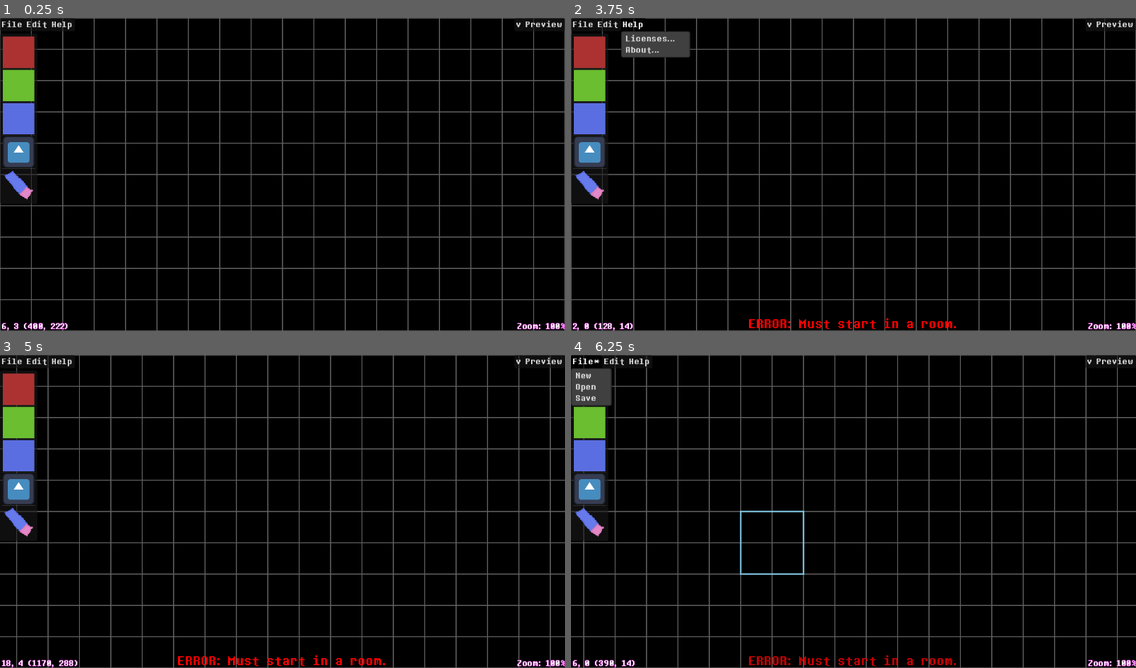
Above: before the commit, frames 1-4 (two rows, left to right).
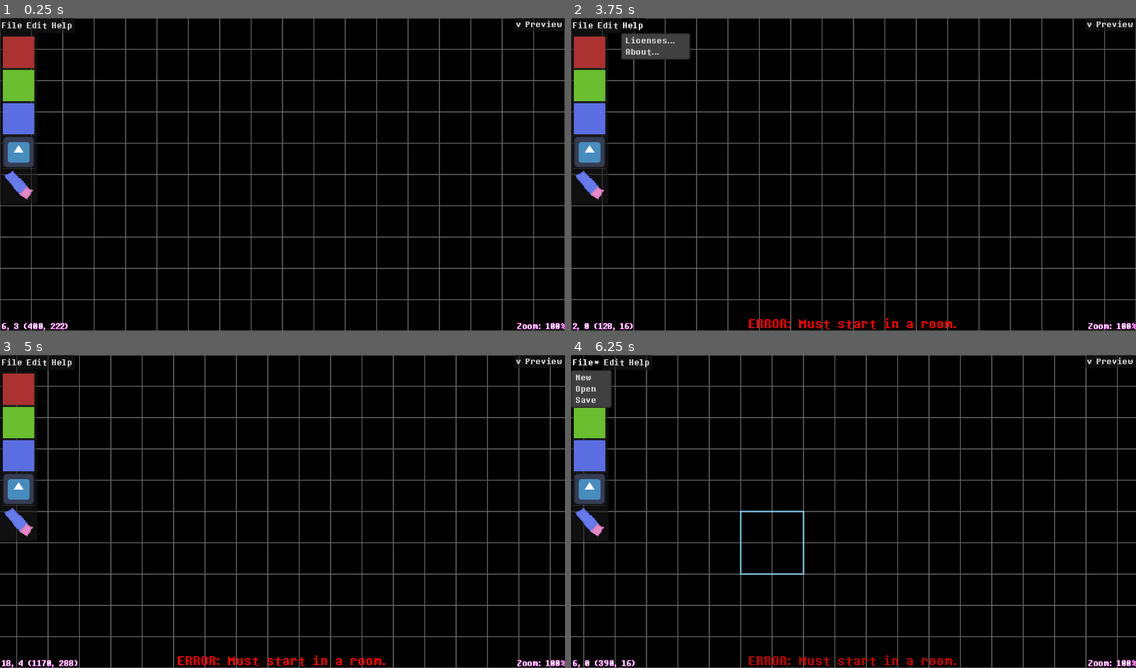
Above: after the commit, the same moments.

Repository: LunarTides/nutdealer
Game: Godot game, scene res://scenes/ui/creator/dark_world_ui.tscn
Two runs of this game, one before a commit and one after it. Both use one fixed random seed, a clock stepped at 60 frames per second and the inputs below. This scene is started directly instead of the project's main scene. The engine's default icon, where the game draws it, is replaced by a stand-in: a white triangle on a blue panel in a dark square.
Inputs (mouse positions are in pixels of both pictures, inside the frame that each line leads up to):
- Up to frame 1 (0.25 s): no input
- Up to frame 2 (3.75 s): click "File" at 0.5 s; click "Edit" at 1.25 s; click "v" at 2 s; click "Preview" at 2.75 s; click "Help" at 3.5 s
- Up to frame 3 (5 s): tap Enter at 4.25 s; move the mouse to (406, 495) at 4.27 s; hold D (editor_pan_right) from 4.28 s (still down); tap Z (interact) at 4.35 s; click (406, 495) at 4.42 s
- Up to frame 4 (6.25 s): release D (editor_pan_right) at 5 s; drag from (740, 527) to (825, 574) at 5.02 s; click "File*" at 5.75 s

The runs differ from the first frame. In frame 1, 0.1% of the frame differs, in the area x 0-13%, y 0-5%; in frame 2, 0.4%, in the area x 0-22%, y 0-100%; in frame 3, 0.1%; in frame 4, 0.4%.

Commit message:
Add preview actions (speed, noclip, etc...)

Diff:
--- a/scenes/character/player.gd
+++ b/scenes/character/player.gd
@@ -5,9 +5,18 @@
 
 @export_category("Nodes")
 @export var animated_sprite_2d: AnimatedSprite2D
+@export var collision_shape_2d: CollisionShape2D
 @export var camera: Camera2D
 
 var direction: Vector2 = Vector2.ZERO
+var noclip: bool = false:
+	set(value):
+		noclip = value
+		collision_shape_2d.disabled = noclip
+var default_speed: float
+
+func _ready() -> void:
+	default_speed = speed
 
 func _process(delta: float) -> void:
 	# Handle interacting with tiles.
--- a/scenes/character/player.tscn
+++ b/scenes/character/player.tscn
@@ -92,12 +92,14 @@
 [sub_resource type="RectangleShape2D" id="RectangleShape2D_hakx0"]
 size = Vector2(10, 29)
 
-[node name="Player" type="CharacterBody2D" unique_id=741606682 node_paths=PackedStringArray("animated_sprite_2d", "camera")]
+[node name="Player" type="CharacterBody2D" unique_id=741606682 node_paths=PackedStringArray("animated_sprite_2d", "collision_shape_2d", "camera")]
 z_index = 1
 scale = Vector2(2, 2)
+motion_mode = 1
 script = ExtResource("1_jb4us")
 speed = 150.0
 animated_sprite_2d = NodePath("AnimatedSprite2D")
+collision_shape_2d = NodePath("CollisionShape2D")
 camera = NodePath("Camera2D")
 
 [node name="AnimatedSprite2D" type="AnimatedSprite2D" parent="." unique_id=609764124]
--- a/scenes/ui/creator/dark_world_ui.tscn
+++ b/scenes/ui/creator/dark_world_ui.tscn
@@ -12,6 +12,8 @@
 [ext_resource type="Script" uid="uid://d14l50tq07wm3" path="res://scenes/ui/creator/actions.gd" id="10_evxai"]
 [ext_resource type="Texture2D" uid="uid://di1rwtjlgbxpq" path="res://assets/sprites/creator/eraser.png" id="10_wyeqc"]
 [ext_resource type="PackedScene" uid="uid://u158p04d7v48" path="res://scenes/ui/creator/feedback_label.tscn" id="11_skldr"]
+[ext_resource type="Script" uid="uid://c2lckxlcda8kx" path="res://scenes/ui/creator/preview_actions.gd" id="12_2sl0l"]
+[ext_resource type="Texture2D" uid="uid://b7kh04emmiqw2" path="res://assets/sprites/characters/kris/movement/walk/down/kris_down_0.png" id="12_xy4lk"]
 
 [sub_resource type="LabelSettings" id="LabelSettings_847bk"]
 outline_size = 2
@@ -56,8 +58,8 @@
 anchor_bottom = 0.5
 
 [node name="Actions" type="HBoxContainer" parent="CanvasLayer" unique_id=1316105465 node_paths=PackedStringArray("file_menu_button", "edit_menu_button", "help_menu_button", "preview_options_menu_button", "preview_button")]
-offset_right = 131.0
-offset_bottom = 27.0
+offset_right = 117.0
+offset_bottom = 31.0
 size_flags_horizontal = 3
 theme_override_constants/separation = 0
 script = ExtResource("10_evxai")
@@ -146,6 +148,38 @@
 item_4/icon = ExtResource("10_wyeqc")
 script = ExtResource("9_o23ng")
 
+[node name="CanvasLayer3" type="CanvasLayer" parent="CanvasLayer" unique_id=561988951]
+
+[node name="PreviewActions" type="VBoxContainer" parent="CanvasLayer/CanvasLayer3" unique_id=145496121 node_paths=PackedStringArray("speed_button", "noclip_button")]
+anchors_preset = 1
+anchor_left = 1.0
+anchor_right = 1.0
+offset_left = -40.0
+offset_top = 32.0
+offset_bottom = 72.0
+grow_horizontal = 0
+script = ExtResource("12_2sl0l")
+speed_button = NodePath("SpeedButton")
+noclip_button = NodePath("NoclipButton")
+
+[node name="SpeedButton" type="TextureButton" parent="CanvasLayer/CanvasLayer3/PreviewActions" unique_id=76935415]
+self_modulate = Color(0, 0, 1, 1)
+custom_minimum_size = Vector2(32, 64)
+layout_mode = 2
+size_flags_horizontal = 8
+tooltip_text = "Speed Multiplier: 1x"
+texture_normal = ExtResource("12_xy4lk")
+stretch_mode = 0
+
+[node name="NoclipButton" type="TextureButton" parent="CanvasLayer/CanvasLayer3/PreviewActions" unique_id=2129661590]
+self_modulate = Color(0.39688927, 0.39688927, 0.39688924, 1)
+custom_minimum_size = Vector2(32, 64)
+layout_mode = 2
+size_flags_horizontal = 8
+tooltip_text = "Noclip"
+texture_normal = ExtResource("12_xy4lk")
+stretch_mode = 0
+
 [node name="Bottom" type="HBoxContainer" parent="CanvasLayer" unique_id=670832984]
 anchors_preset = 12
 anchor_top = 1.0
@@ -204,3 +238,5 @@
 [connection signal="pressed" from="CanvasLayer/Actions/CanvasLayer/HBoxContainer/PreviewButton" to="CanvasLayer/Actions" method="_on_preview_button_pressed"]
 [connection signal="empty_clicked" from="CanvasLayer/CanvasLayer2/TileChooser" to="CanvasLayer/CanvasLayer2/TileChooser" method="_on_empty_clicked"]
 [connection signal="item_clicked" from="CanvasLayer/CanvasLayer2/TileChooser" to="CanvasLayer/CanvasLayer2/TileChooser" method="_on_item_clicked"]
+[connection signal="pressed" from="CanvasLayer/CanvasLayer3/PreviewActions/SpeedButton" to="CanvasLayer/CanvasLayer3/PreviewActions" method="_on_speed_button_pressed"]
+[connection signal="pressed" from="CanvasLayer/CanvasLayer3/PreviewActions/NoclipButton" to="CanvasLayer/CanvasLayer3/PreviewActions" method="_on_noclip_button_pressed"]
--- /dev/null
+++ b/scenes/ui/creator/preview_actions.gd
@@ -0,0 +1,59 @@
+extends VBoxContainer
+
+@export var speed_button: TextureButton
+@export var noclip_button: TextureButton
+
+var noclip: bool = false:
+	set(value):
+		noclip = value
+
+		if is_instance_valid(Game.player):
+			Game.player.noclip = noclip
+
+		# Change sprite colors.
+		if noclip:
+			noclip_button.self_modulate = Color.hex(0xffffff99)
+			if is_instance_valid(Game.player):
+				Game.player.animated_sprite_2d.self_modulate = Color.hex(0xffffff99)
+		else:
+			noclip_button.self_modulate = Color.WHITE
+			if is_instance_valid(Game.player):
+				Game.player.animated_sprite_2d.self_modulate = Color.WHITE
+var speed_multiplier: float = 1:
+	set(value):
+		speed_multiplier = value
+
+		speed_button.self_modulate = Color.BLUE.lerp(Color.YELLOW, speed_multiplier / 8)
+		speed_button.tooltip_text = "Speed Multiplier: %dx" % speed_multiplier
+
+		if is_instance_valid(Game.player):
+			Game.player.speed = Game.player.default_speed * speed_multiplier
+			Game.player.animated_sprite_2d.speed_scale = speed_multiplier
+
+# Called when the node enters the scene tree for the first time.
+func _ready() -> void:
+	hide()
+
+	noclip_button.self_modulate = Color.WHITE
+
+	Game.play_start.connect(func() -> void:
+		show()
+
+		speed_multiplier = 1
+		noclip = false
+	)
+	Game.play_end.connect(func() -> void:
+		hide()
+	)
+
+# Called every frame. 'delta' is the elapsed time since the previous frame.
+func _process(delta: float) -> void:
+	pass
+
+func _on_speed_button_pressed() -> void:
+	speed_multiplier *= 2
+	if speed_multiplier > 16:
+		speed_multiplier = 1
+
+func _on_noclip_button_pressed() -> void:
+	noclip = not noclip
Not shown, added: scenes/ui/creator/preview_actions.gd.uid
